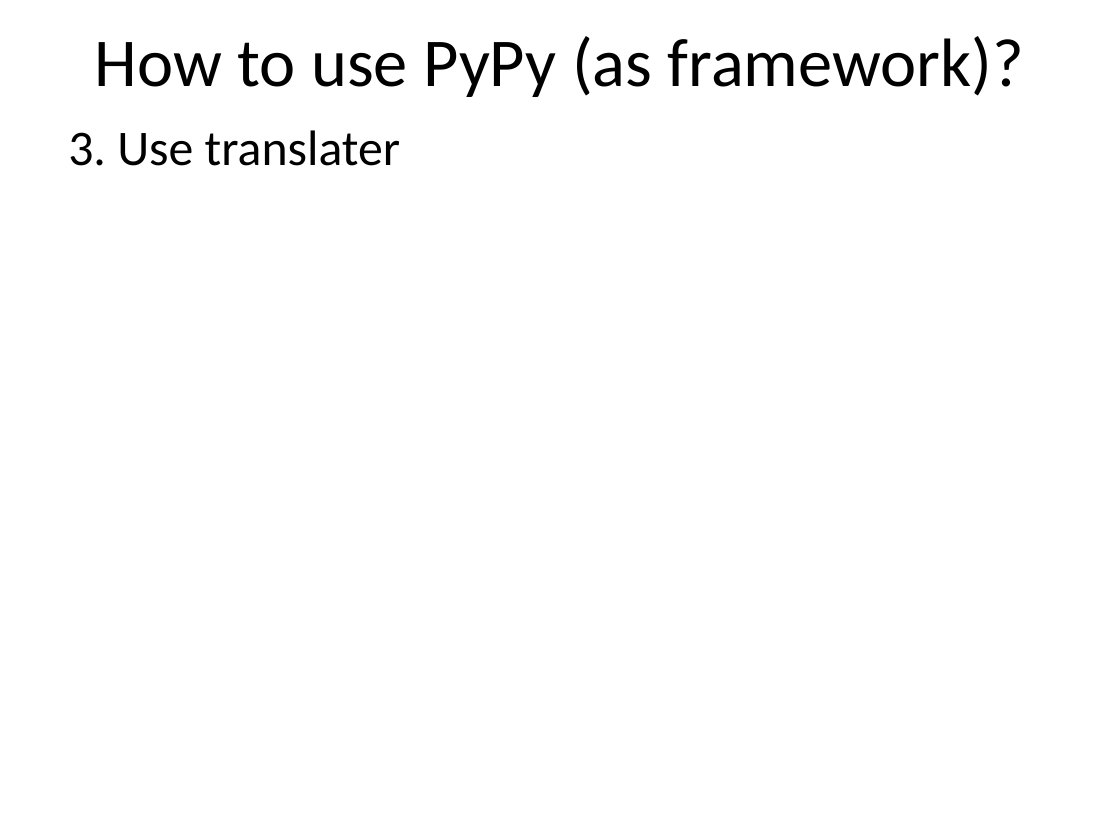
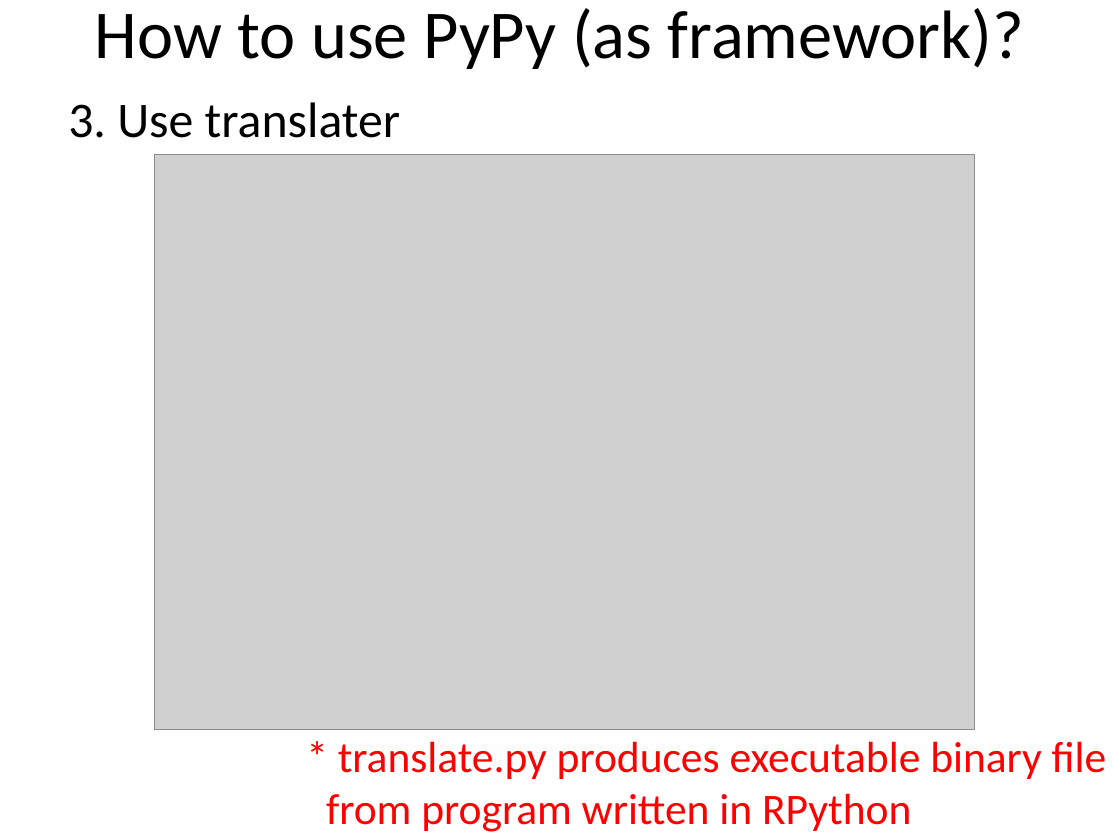
Before and after one commit to ryotaro/pyconjp2012slide, a slide deck: slide 14 of master/Fundamental Technologies Used in PyPy JIT Compiler.pptx. Drawn at 1120x840 pixels with LibreOffice and Linux fonts; fonts in the diff are those of the drawing; grey boxes stand for pictures. Boxes give left, top, right and bottom in pixels: in the first picture for what was removed or moved away, otherwise in the second. Text is boxed around its words. In the diff, an @@ line names an element or a change of style, - is before the commit and + after.

```diff
--- a/master/Fundamental Technologies Used in PyPy JIT Compiler.pptx
+++ b/master/Fundamental Technologies Used in PyPy JIT Compiler.pptx
@@ title "How to use PyPy (as ...": place and size @@
-title "How to use PyPy (as ..." at [95,36,1024,97]
+title "How to use PyPy (as ..." at [95,8,1024,69]
@@ text "3. Use translater": place and size @@
-text "3. Use translater" at [68,130,400,166]
+text "3. Use translater" at [68,102,400,138]
@@ picture added at [155,155,974,730] @@
@@ text added at [326,741,1107,832], 28 pt, text #FF0000 @@
+* translate.py produces executable binary file
+from program written in RPython
```
Also in this commit, not shown: 4 other slides changed, 14 slides added, 2 slides removed.
